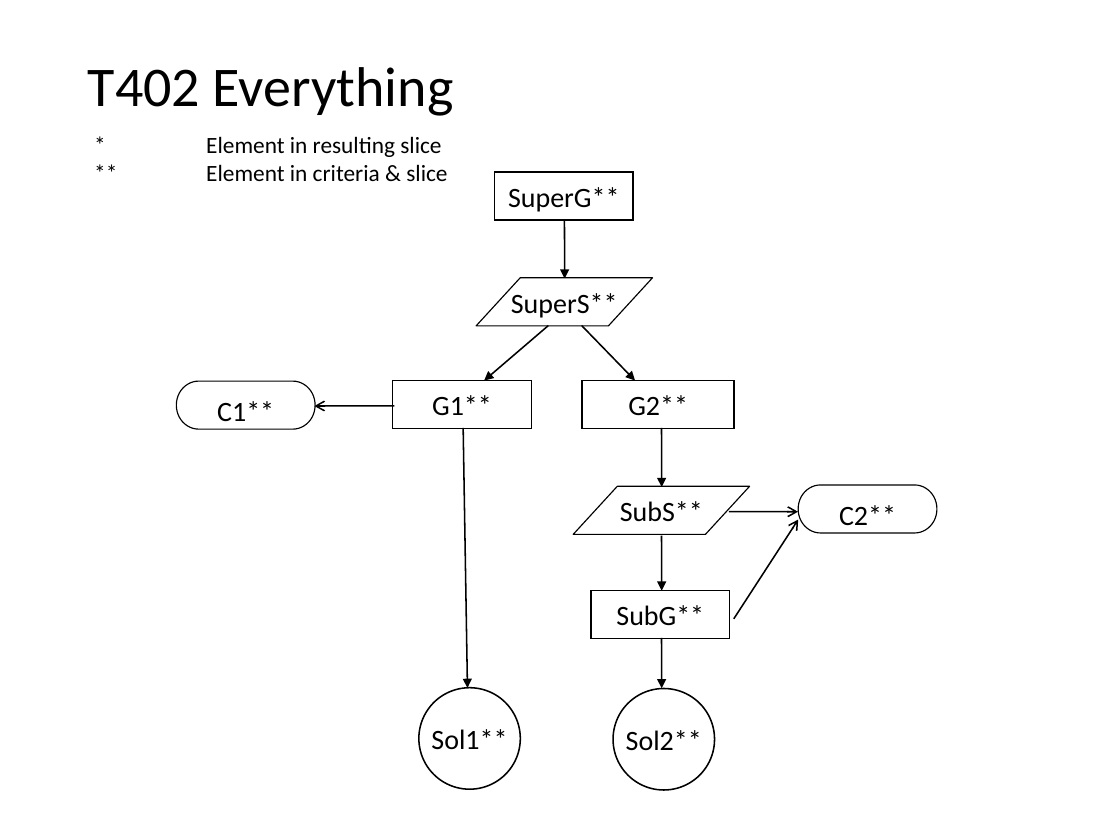
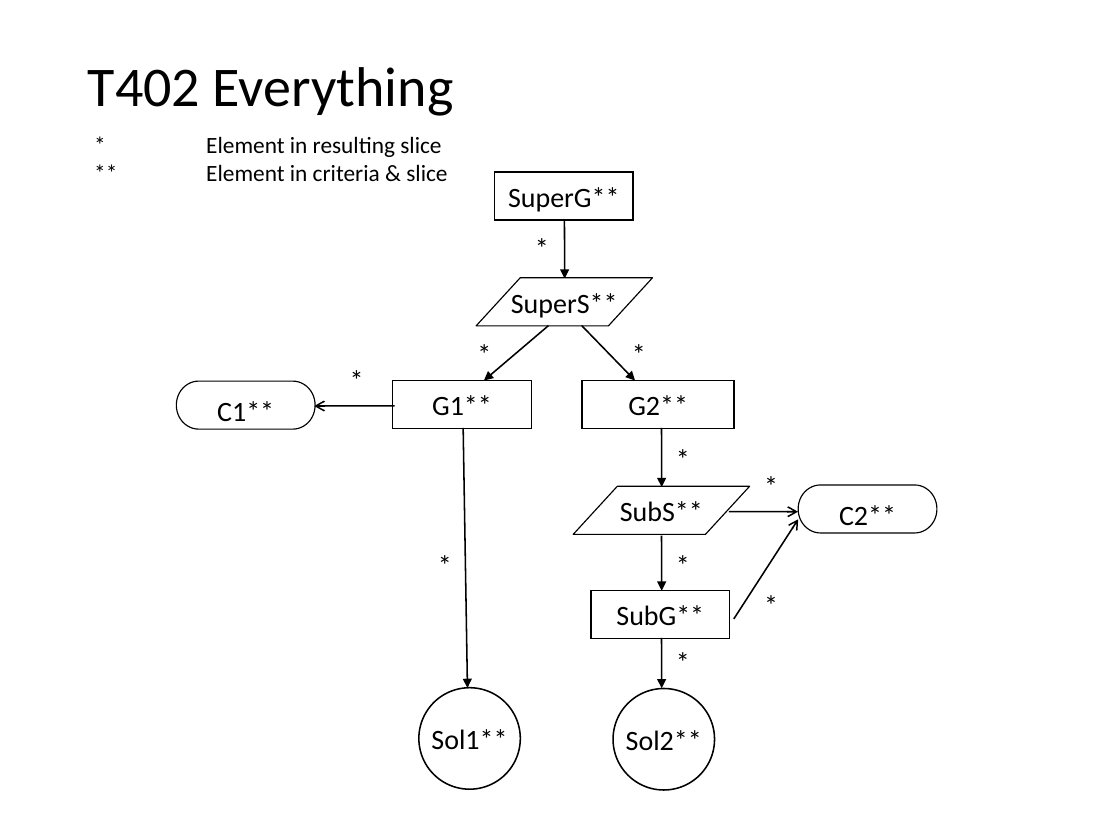
Before and after one commit to nlsfung/MMINT_Examples, a slide deck: slide 19 of GSNSliceRecheckTestSuite/TestSuite.ppt. Drawn at 1120x840 pixels with LibreOffice and Linux fonts; fonts in the diff are those of the drawing. Boxes give left, top, right and bottom in pixels: in the first picture for what was removed or moved away, otherwise in the second. Text is boxed around its words. In the diff, an @@ line names an element or a change of style, - is before the commit and + after.

```diff
--- a/GSNSliceRecheckTestSuite/TestSuite.ppt
+++ b/GSNSliceRecheckTestSuite/TestSuite.ppt
@@ text added at (524,225,560,270), 18 pt, text #000000 @@
+*
@@ text added at (338,357,374,402), 18 pt, text #000000 @@
+*
@@ text added at (466,330,502,375), 18 pt, text #000000 @@
+*
@@ text added at (620,330,656,375), 18 pt, text #000000 @@
+*
@@ text added at (665,437,701,482), 18 pt, text #000000 @@
+*
@@ text added at (753,463,788,507), 18 pt, text #000000 @@
+*
@@ text added at (427,542,463,587), 18 pt, text #000000 @@
+*
@@ text added at (665,542,701,587), 18 pt, text #000000 @@
+*
@@ text added at (753,581,788,626), 18 pt, text #000000 @@
+*
@@ text added at (665,638,701,683), 18 pt, text #000000 @@
+*
```
Also in this commit, not shown: 12 other slides changed.
